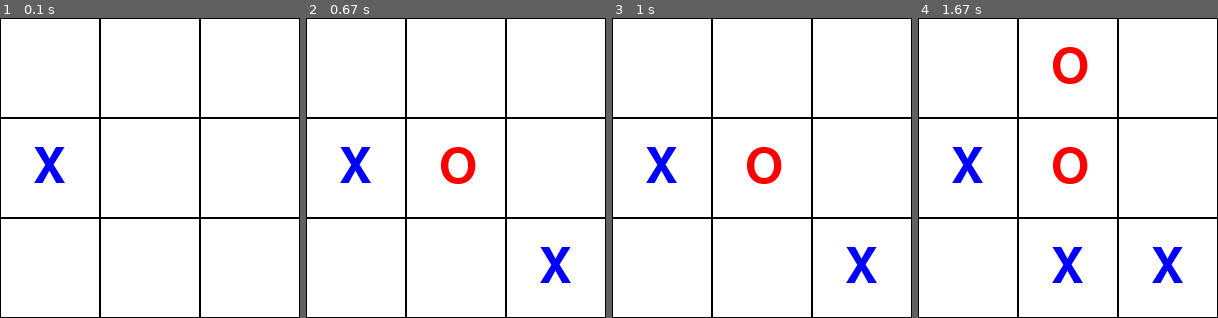
Above: before the commit, frames 1-4 (left to right).
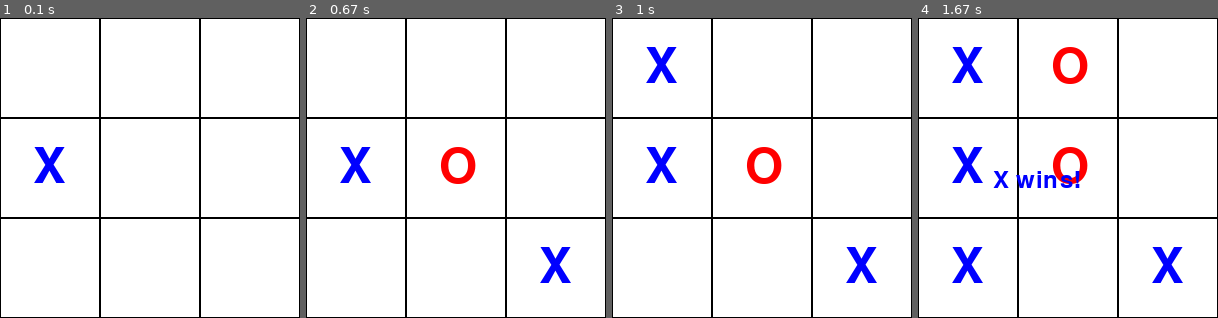
Above: after the commit, the same moments.

Repository: i0z0m/tic-tac-toe-pygame
Game: pygame game, started from src/tic_tac_toe_pygame/main.py
Two runs of this game, one before a commit and one after it. Both use one fixed random seed, a clock stepped at 60 frames per second and the inputs below.
Inputs (mouse positions are in pixels of both pictures, inside the frame that each line leads up to):
- Up to frame 1 (0.1 s): no input
- Up to frame 2 (0.67 s): click (456, 168) at 0.38 s
- Up to frame 3 (1 s): click (690, 171) at 0.72 s
- Up to frame 4 (1.67 s): click (1113, 63) at 1.05 s

Frames 1-2 are identical in both runs. In frame 3, 0.7% of the frame differs, in the area x 11-22%, y 9-22%; in frame 4, 2.7%, in the area x 11-55%, y 9-89%.

Commit message:
Refactored

Diff:
--- a/src/tic_tac_toe_pygame/main.py
+++ b/src/tic_tac_toe_pygame/main.py
@@ -1,6 +1,8 @@
-from typing import List, Optional
+
+from typing import List, Tuple, Optional
 import pygame
 import random
+
 
 # Constants
 WIDTH = 300
@@ -12,8 +14,6 @@
 RED = (255, 0, 0)
 BLUE = (0, 0, 255)
 WHITE = (255, 255, 255)
-
-# Function to check for winner
 
 
 def check_winner(board: List[List[str]]) -> Optional[str]:
@@ -31,8 +31,6 @@
         return 'Draw'
     return None
 
-# Function for CPU's turn with a simple AI
-
 
 def cpu_turn(board: List[List[str]], cpu_symbol: str) -> None:
     player_symbol = 'O' if cpu_symbol == 'X' else 'X'
@@ -44,7 +42,6 @@
                 if check_winner(board) == cpu_symbol:
                     return
                 board[row][col] = ' '
-
     # Try to block the player from winning
     for row in range(ROWS):
         for col in range(COLS):
@@ -54,7 +51,6 @@
                     board[row][col] = cpu_symbol
                     return
                 board[row][col] = ' '
-
     # Random move
     empty_cells = [(row, col) for row in range(ROWS)
                    for col in range(COLS) if board[row][col] == ' ']
@@ -62,18 +58,51 @@
         row, col = random.choice(empty_cells)
         board[row][col] = cpu_symbol
 
-# Game loop
 
-
-def game_loop():
+def initialize_game() -> Tuple[pygame.Surface, List[List[str]], str, str]:
     pygame.init()
     screen = pygame.display.set_mode((WIDTH, HEIGHT))
     pygame.display.set_caption("Tic-Tac-Toe")
     board = [[' ' for _ in range(COLS)] for _ in range(ROWS)]
-
-    # Randomly assign roles
     player_symbol, cpu_symbol = ('X', 'O') if random.choice([
         True, False]) else ('O', 'X')
+    return screen, board, player_symbol, cpu_symbol
+
+
+def draw_board(screen: pygame.Surface, board: List[List[str]]) -> None:
+    screen.fill(WHITE)
+    for row in range(ROWS):
+        for col in range(COLS):
+            pygame.draw.rect(screen, BLACK, (col * CELL_SIZE,
+                             row * CELL_SIZE, CELL_SIZE, CELL_SIZE), 1)
+            symbol = board[row][col]
+            if symbol != ' ':
+                color = BLUE if symbol == 'X' else RED
+                font = pygame.font.Font(None, 72)
+                text = font.render(symbol, True, color)
+                screen.blit(text, (col * CELL_SIZE + CELL_SIZE //
+                            3, row * CELL_SIZE + CELL_SIZE // 4))
+
+
+def display_winner(screen: pygame.Surface, winner: str) -> None:
+    text_color = BLUE if winner == 'X' else RED if winner == 'O' else BLACK
+    font = pygame.font.Font(None, 36)
+    text = font.render(f"{winner} wins!" if winner !=
+                       'Draw' else "It's a Draw!", True, text_color)
+    screen.blit(text, (WIDTH // 4, HEIGHT // 2))
+
+
+def player_turn(board: List[List[str]], player_symbol: str, mouse_pos: Tuple[int, int]) -> Optional[str]:
+    col = mouse_pos[0] // CELL_SIZE
+    row = mouse_pos[1] // CELL_SIZE
+    if board[row][col] == ' ':
+        board[row][col] = player_symbol
+        return check_winner(board)
+    return None
+
+
+def game_loop():
+    screen, board, player_symbol, cpu_symbol = initialize_game()
 
     # If CPU is 'X', it goes first
     if cpu_symbol == 'X':
@@ -86,43 +115,20 @@
             if event.type == pygame.QUIT:
                 running = False
             elif event.type == pygame.MOUSEBUTTONDOWN and event.button == 1 and winner is None:
-                mouse_pos = pygame.mouse.get_pos()
-                col = mouse_pos[0] // CELL_SIZE
-                row = mouse_pos[1] // CELL_SIZE
-                if board[row][col] == ' ':
-                    board[row][col] = player_symbol
+                winner = player_turn(board, player_symbol,
+                                     pygame.mouse.get_pos())
+                if winner is None:
+                    cpu_turn(board, cpu_symbol)
                     winner = check_winner(board)
-                    if winner is None:
-                        cpu_turn(board, cpu_symbol)
-                        winner = check_winner(board)
 
-        # Drawing the game board
-        screen.fill(WHITE)
-        for row in range(ROWS):
-            for col in range(COLS):
-                pygame.draw.rect(
-                    screen, BLACK, (col * CELL_SIZE, row * CELL_SIZE, CELL_SIZE, CELL_SIZE), 1)
-                symbol = board[row][col]
-                if symbol != ' ':
-                    color = BLUE if symbol == 'X' else RED
-                    font = pygame.font.Font(None, 72)
-                    text = font.render(symbol, True, color)
-                    screen.blit(text, (col * CELL_SIZE + CELL_SIZE //
-                                3, row * CELL_SIZE + CELL_SIZE // 4))
+        draw_board(screen, board)
 
         # Display winner
         if winner:
-            text_color = BLUE if winner == 'X' else RED if winner == 'O' else BLACK
-            font = pygame.font.Font(None, 36)
-            text = font.render(f"{winner} wins!" if winner !=
-                               'Draw' else "It's a Draw!", True, text_color)
-            text_rect = text.get_rect(center=(WIDTH // 2, HEIGHT // 2))
-            screen.blit(text, text_rect)
+            display_winner(screen, winner)
 
         pygame.display.flip()
 
-    pygame.quit()
 
-
-# Running the game loop
-game_loop()
+if __name__ == "__main__":
+    game_loop()
